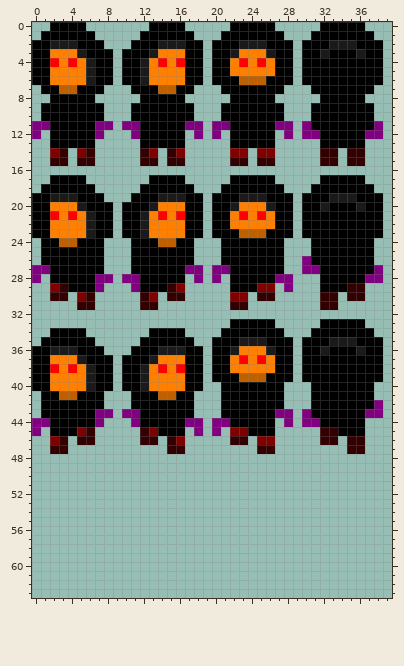
File history of a pixel-art sprite, core/assets/player_sheet.png. That is the earlier state.
The file is 40x64 pixels.
The result:
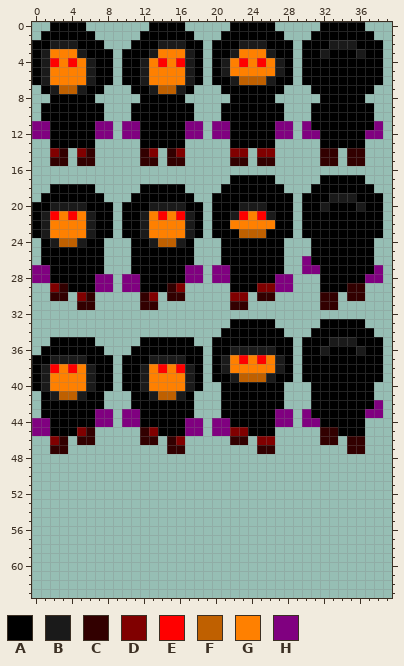
Palette (. is transparent): A #000000  B #1a1a1a  C #320000  D #800000  E #ff0000  F #bf6000  G #ff8000  H #800080
Change:
@@ x 0..39 @@
  2 AABBBAAA...AAABBBAA.AAABBBAAA.AAABBBAAA.
- 3 AAGGGBAAA.AAABGGGAA.AABGGGBAA.AABAAABAA.
- 4 AAEGEGBAA.AABGEGEAA.AAGEGEGAA.AAAAAAAAA.
- 5 AAGGGGBAA.AABGGGGAA.AAGGGGGAA.AAAAAAAAA.
- 6 AAGGGGBAA.AABGGGGAA.AAAFFFAAA.AAAAAAAAA.
- 7 .AAFFAAA...AAAFFAA...AAAAAAA...AAAAAAA..
+ 3 ABGGGBAAA.AAABGGGBA.AABGGGBAA.AABAAABAA.
+ 4 ABEGEGBAA.AABGEGEBA.ABGEGEGBA.AAAAAAAAA.
+ 5 ABGGGGBAA.AABGGGGBA.ABGGGGGBA.AAAAAAAAA.
+ 6 ABGGGGBAA.AABGGGGBA.AABFFFBAA.AAAAAAAAA.
+ 7 .ABFFBAA...AABFFBA...AAAAAAA...AAAAAAA..
  8 ..AAAAA.....AAAAA.....AAAAA.....AAAAA...
@@ x 0..39 @@
 11 HHAAAAAHH.HHAAAAAHH.HHAAAAAHH.HAAAAAAAH.
-12 H.AAAAAH...HAAAAA.H.H.AAAAA.H.HHAAAAAHH.
+12 HHAAAAAHH.HHAAAAAHH.HHAAAAAHH.HHAAAAAHH.
 13 ..AAAAA.....AAAAA.....AAAAA.....AAAAA...
@@ x 0..39 @@
 16 ........................................
-17 ..AAAA.......AAAA.....AAAAA.....AAAAA...
-18 .AAAAAA.....AAAAAA...AAAAAAA...AAAAAAA..
-19 AABBBAAA...AAABBBAA.AAABBBAAA.AAABBBAAA.
-20 AAGGGBAAA.AAABGGGAA.AABGGGBAA.AABAAABAA.
-21 AAEGEGBAA.AABGEGEAA.AAGEGEGAA.AAAAAAAAA.
-22 AAGGGGBAA.AABGGGGAA.AAGGGGGAA.AAAAAAAAA.
-23 AAGGGGBAA.AABGGGGAA.AAAFFFAAA.AAAAAAAAA.
-24 .AAFFAAA...AAAFFAA...AAAAAAA...AAAAAAA..
+17 ......................AAAAA.....AAAAA...
+18 ..AAAAA.....AAAAA....AAAAAAA...AAAAAAA..
+19 .AAAAAAA...AAAAAAA..AAAAAAAAA.AAABBBAAA.
+20 AABBBBAAA.AAABBBBAA.AAABBBAAA.AABAAABAA.
+21 ABEGEGBAA.AABGEGEBA.AABEGEBAA.AAAAAAAAA.
+22 ABGGGGBAA.AABGGGGBA.AAGGGGGAA.AAAAAAAAA.
+23 ABGGGGBAA.AABGGGGBA.AAAFFFAAA.AAAAAAAAA.
+24 .ABFFBAA...AABFFBA...AAAAAAA...AAAAAAA..
 25 .AAAAAAA...AAAAAAA...AAAAAAA...AAAAAAA..
@@ x 0..39 @@
 27 HHAAAAAA...AAAAAAHH.HHAAAAAA..HHAAAAAAH.
-28 H.AAAAAHH.HHAAAAA.H.H.AAAAAHH...AAAAAHH.
-29 ..DCAAAH...HAAACD.....AAADD.H...AAACC...
+28 HHAAAAAHH.HHAAAAAHH.HHAAAAAHH...AAAAAHH.
+29 ..DCAAAHH.HHAAACD.....AAADDHH...AAACC...
 30 ..CC.DC.....CD.CC.....DD.CC.....CC.CC...
@@ x 0..39 @@
 33 ......................AAAAA.....AAAAA...
-34 ..AAAA.......AAAA....AAAAAAA...AAAAAAA..
-35 .AAAAAA.....AAAAAA..AAABBBAAA.AAABBBAAA.
-36 AABBBAAA...AAABBBAA.AABGGGBAA.AABAAABAA.
-37 AAGGGBAAA.AAABGGGAA.AAGEGEGAA.AAAAAAAAA.
-38 AAEGEGBAA.AABGEGEAA.AAGGGGGAA.AAAAAAAAA.
-39 AAGGGGBAA.AABGGGGAA.AAAFFFAAA.AAAAAAAAA.
-40 AAGGGGBAA.AABGGGGAA..AAAAAAA...AAAAAAA..
-41 .AAFFAAA...AAAFFAA...AAAAAAA...AAAAAAA..
+34 .....................AAAAAAA...AAAAAAA..
+35 ..AAAAA.....AAAAAA..AAAAAAAAA.AAABBBAAA.
+36 .AAAAAAA...AAAAAAAA.AABBBBBAA.AABAAABAA.
+37 AABBBBAAA.AAABBBBAA.ABGEGEGBA.AAAAAAAAA.
+38 ABEGEGBAA.AABGEGEBA.ABGGGGGBA.AAAAAAAAA.
+39 ABGGGGBAA.AABGGGGBA.AABFFFBAA.AAAAAAAAA.
+40 ABGGGGBAA.AABGGGGBA..AAAAAAA...AAAAAAA..
+41 .ABFFBAA...AABFFBA...AAAAAAA...AAAAAAA..
 42 .AAAAAAA...AAAAAAA...AAAAAAA...AAAAAAAH.
 43 .AAAAAAHH.HHAAAAAA...AAAAAAHH.HAAAAAAHH.
-44 HHAAAAAH...HAAAAAHH.HHAAAAA.H.HHAAAAA...
-45 H.AAADC.....CDAAA.H.H.DDAAA.....CCAAA...
+44 HHAAAAAHH.HHAAAAAHH.HHAAAAAHH.HHAAAAA...
+45 HHAAADC.....CDAAAHH.HHDDAAA.....CCAAA...
 46 ..DC.CC.....CC.CD.....CC.DD.....CC.CC...
